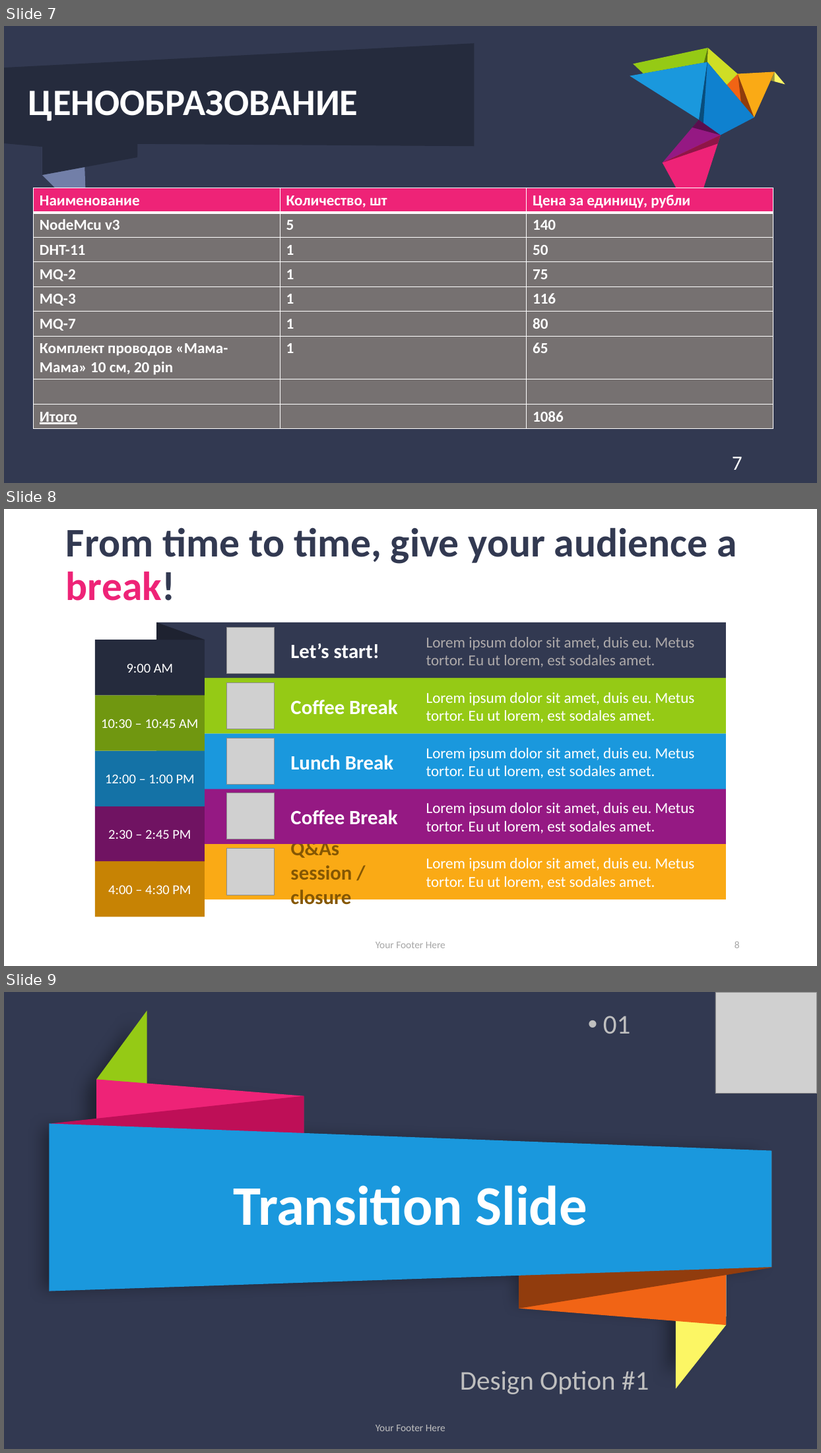
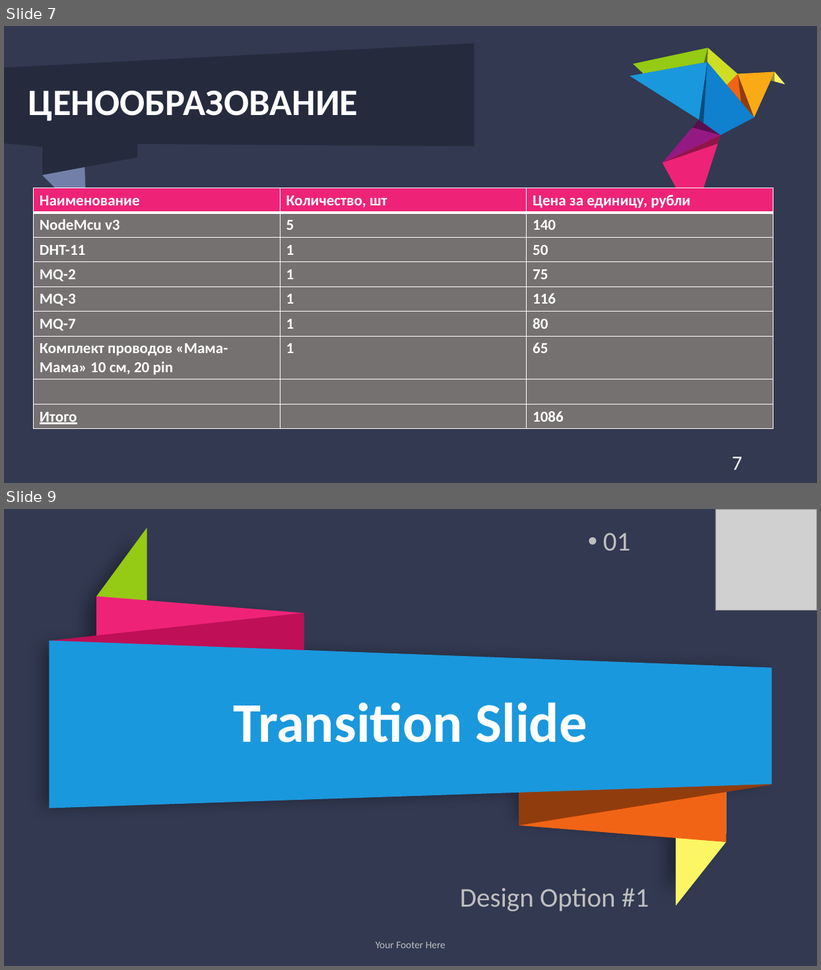
Before and after one commit to RUGameLink/hakaton-IoT, a slide deck: Защита.pptx. Shown one above the other, each under a label of ours: slides 7, 8 and 9 before the commit, slides 7 and 9 after it; the slides between them are not shown. The pictures are 821x1453 and 821x970 pixels, drawn with LibreOffice and Linux fonts; fonts in the diff are those of the drawing; grey boxes stand for pictures. Boxes give left, top, right and bottom in pixels: in the first picture for what was removed or moved away, otherwise in the second. Text is boxed around its words. In the diff, an @@ line names an element or a change of style, - is before the commit and + after.

```diff
--- a/Защита.pptx
+++ b/Защита.pptx
@@ slide 8 removed at [4,509,817,966], background #FFFFFF @@
@@ title removed at [66,527,737,601] @@
-From time to time, give your audience a break!
@@ rectangle removed at [156,623,726,678] @@
@@ right triangle removed at [156,623,205,640] @@
@@ picture removed at [226,627,275,674] @@
@@ rectangle removed at [95,640,205,695] @@
-9:00 AM
@@ text removed at [290,644,380,659] @@
-Let’s start!
@@ text removed at [426,637,695,667] @@
-Lorem ipsum dolor sit amet, duis eu. Metus tortor. Eu ut lorem, est sodales amet.
@@ rectangle removed at [156,678,726,733] @@
@@ right triangle removed at [156,678,205,695] @@
@@ picture removed at [226,683,275,729] @@
@@ rectangle removed at [95,696,205,751] @@
-10:30 – 10:45 AM
@@ text removed at [290,700,397,715] @@
-Coffee Break
@@ text removed at [426,692,695,723] @@
-Lorem ipsum dolor sit amet, duis eu. Metus tortor. Eu ut lorem, est sodales amet.
@@ rectangle removed at [156,733,726,789] @@
@@ picture removed at [226,739,275,785] @@
@@ rectangle removed at [95,751,205,807] @@
-12:00 – 1:00 PM
@@ text removed at [290,755,393,770] @@
-Lunch Break
@@ text removed at [426,748,695,778] @@
-Lorem ipsum dolor sit amet, duis eu. Metus tortor. Eu ut lorem, est sodales amet.
@@ rectangle removed at [156,789,726,844] @@
@@ picture removed at [226,793,275,840] @@
@@ text removed at [426,803,695,834] @@
-Lorem ipsum dolor sit amet, duis eu. Metus tortor. Eu ut lorem, est sodales amet.
@@ rectangle removed at [95,806,205,861] @@
-2:30 – 2:45 PM
@@ text removed at [290,810,397,825] @@
-Coffee Break
@@ rectangle removed at [156,844,726,900] @@
@@ right triangle removed at [156,844,205,861] @@
@@ text removed at [290,838,352,910] @@
-Q&As session / closure
@@ rectangle removed at [95,861,205,917] @@
-4:00 – 4:30 PM
@@ picture removed at [226,849,275,895] @@
@@ text removed at [426,858,695,889] @@
-Lorem ipsum dolor sit amet, duis eu. Metus tortor. Eu ut lorem, est sodales amet.
@@ text removed at [376,942,446,949] @@
-Your Footer Here
@@ page number removed at [735,941,740,949] @@
-8
```
Also in this commit, not shown: 1 slide added, 5 other files.
